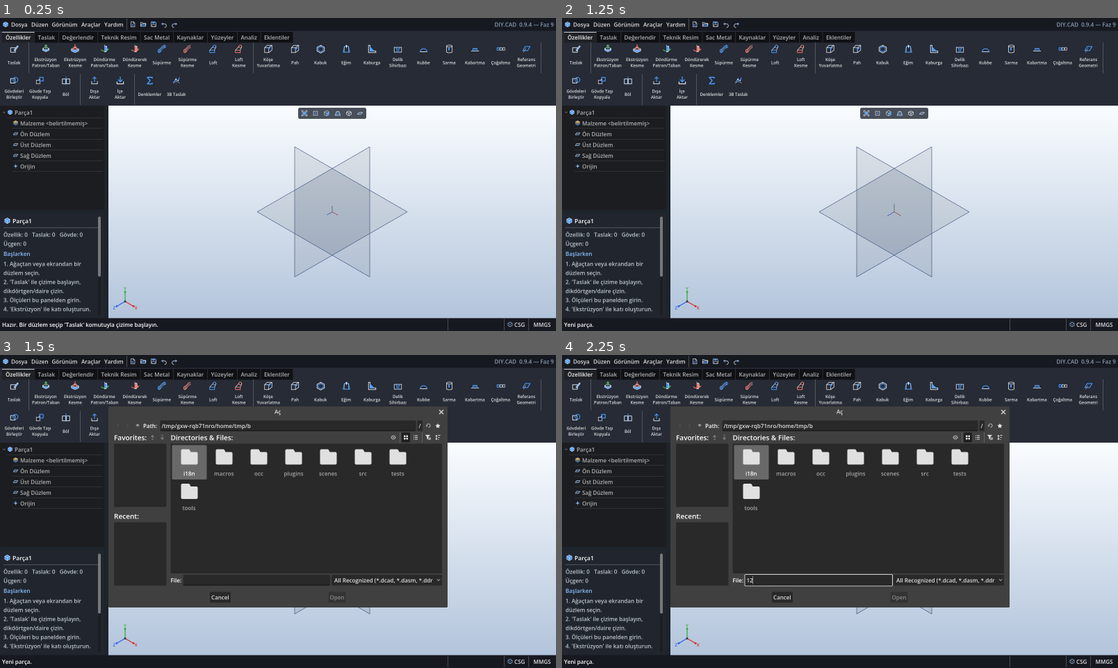
Above: before the commit, frames 1-4 (two rows, left to right).
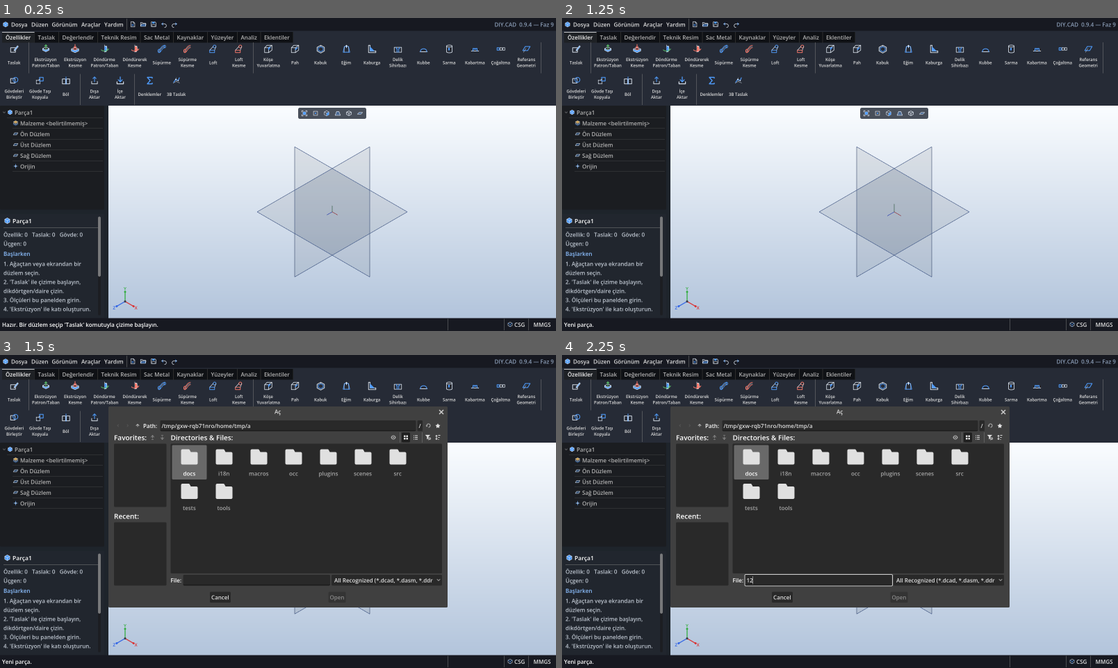
Above: after the commit, the same moments.

Repository: emirrdumann729-ui/DIY.CAD
Game: Godot game, scene res://scenes/main.tscn
The game is run twice, just before and just after one commit, with the same random seed, the same clock (stepped at 60 frames per second) and the same inputs.
Inputs (mouse positions are in pixels of both pictures, inside the frame that each line leads up to):
- Up to frame 1 (0.25 s): no input
- Up to frame 2 (1.25 s): click (695, 24) at 0.52 s
- Up to frame 3 (1.5 s): click (144, 361) at 1.27 s
- Up to frame 4 (2.25 s): click (817, 580) at 2.02 s; type "12" at 2.1 s

Frames 1-2 are identical in both runs. In frame 3, 0.3% of the frame differs, in the area x 32-73%, y 22-50%; in frame 4, 0.3%.

Commit message:
0.9.4 release: screenshot gallery, more UI strings translated
- README (EN / TR): screenshot gallery (part, export dialog, drawing,
  assembly, sheet metal, static analysis, four-language collage).
- Translated drawing view panels, large assembly mode, FEA mesh / pick
  options, visualization environments and kernel status text; the large
  assembly mode option "On" is now "Always" (it showed "Light" in English).
- Screenshot mode "export"; docs/ is excluded from the exported package.

Diff:
--- a/src/assembly/asm_mode.gd
+++ b/src/assembly/asm_mode.gd
@@ -1393,7 +1393,7 @@
 		asm.get_mate(int(m["id"]))["error"] = keep_err
 		app._set_status(I18n.t("%s eşleştirmesi sağlanamadı: hizalamayı çevirin veya silin.") % m["name"])
 	else:
-		app._set_status("%s eklendi." % m["name"])
+		app._set_status(I18n.t("%s eklendi.") % m["name"])
 	asm.commit()
 	mate_refs.clear()
 	sel = {"kind": "mate", "id": int(m["id"])}
@@ -1716,7 +1716,7 @@
 	root.set_icon(0, Icons.get_icon("assembly", 18))
 	root.set_metadata(0, {"kind": "asm"})
 	var mf := t.create_item(root)
-	mf.set_text(0, "Eşleştirmeler (%d)" % asm.mates.size())
+	mf.set_text(0, I18n.t("Eşleştirmeler (%d)") % asm.mates.size())
 	mf.set_icon(0, Icons.get_icon("asm_mate", 18))
 	mf.set_metadata(0, {"kind": "mates"})
 	for m in asm.mates:
@@ -1896,7 +1896,7 @@
 		large_auto = i == 0
 		large_mode = i == 2
 		refresh()
-	panel.option("Büyük montaj modu", ["Otomatik", "Kapalı", "Açık"], 0 if large_auto else (2 if large_mode else 1), on_big)
+	panel.option("Büyük montaj modu", ["Otomatik", "Kapalı", "Her zaman"], 0 if large_auto else (2 if large_mode else 1), on_big)
 	panel.button("Bileşen Ekle", func(): cmd("asm_insert"), Icons.get_icon("asm_insert", 16))
 	panel.button("Bağlantı Elemanı Ekle", func(): cmd("asm_toolbox"), Icons.get_icon("asm_toolbox", 16))
 	panel.button("Eşleştir", func(): cmd("asm_mate"), Icons.get_icon("asm_mate", 16))
--- a/src/kernel/geo_kernel.gd
+++ b/src/kernel/geo_kernel.gd
@@ -95,16 +95,16 @@
 func backend_label() -> String:
 	match backend():
 		"occ":
-			return "OpenCASCADE" + ("" if occ.is_ready() else " (başlatılıyor...)")
+			return "OpenCASCADE" + ("" if occ.is_ready() else I18n.t(" (başlatılıyor...)"))
 	return "CSG"
 
 
 func status_text() -> String:
-	var t := "Çekirdek: " + backend_label()
+	var t := I18n.t("Çekirdek: ") + backend_label()
 	if mode != "csg" and occ.state == "failed":
-		t += " — OCC kullanılamıyor: " + occ.fail_reason
+		t += I18n.t(" — OCC kullanılamıyor: ") + occ.fail_reason
 	elif mode == "auto" and occ.state == "starting":
-		t += " — OpenCASCADE başlatılıyor"
+		t += I18n.t(" — OpenCASCADE başlatılıyor")
 	return t
 
 
--- a/src/main.gd
+++ b/src/main.gd
@@ -3658,7 +3658,7 @@
 		return
 	if viewport.kernel.is_busy() or viewport.camera.is_animating() or _dw_pending > 0 or asm_mode._pending > 0:
 		return
-	if (_shot_mode.begins_with("asm_demo") or _shot_mode in ["asm_drawing", "sm_demo", "sm_flat", "weld_demo", "surf_demo", "fea_demo"]) and viewport.kernel.mode != "csg" and viewport.kernel.occ.state == "starting":
+	if (_shot_mode.begins_with("asm_demo") or _shot_mode in ["asm_drawing", "sm_demo", "sm_flat", "weld_demo", "surf_demo", "fea_demo", "export"]) and viewport.kernel.mode != "csg" and viewport.kernel.occ.state == "starting":
 		return
 	if special.fea_busy:
 		return
@@ -3733,6 +3733,8 @@
 	match _shot_mode:
 		"options_keys", "options_mouse", "options_general":
 			show_options({"options_general": 0, "options_keys": 1, "options_mouse": 2}[_shot_mode])
+		"export":
+			export_dlg.open(_export_reason, "step214")
 		"plugin_info":
 			_show_toolbar(9)
 			run_command("plg_parca_bilgisi")
--- a/src/special/special_ui.gd
+++ b/src/special/special_ui.gd
@@ -872,7 +872,7 @@
 		_highlight_fea()
 		app._refresh_panel()
 	for i in (fea_st["fix"] as Array).size():
-		panel.item_row("Sabit yüz %d" % (i + 1), Icons.get_icon("asm_fix", 14), rm_fix.bind(i))
+		panel.item_row(I18n.t("Sabit yüz %d") % (i + 1), Icons.get_icon("asm_fix", 14), rm_fix.bind(i))
 	var rm_ld := func(i: int) -> void:
 		(fea_st["loads"] as Array).remove_at(i)
 		fea_res = {}
@@ -885,7 +885,7 @@
 		dnames.append(Fea.DIRS[k])
 	for i in (fea_st["loads"] as Array).size():
 		var ld: Dictionary = fea_st["loads"][i]
-		panel.item_row("Yük %d: %.0f N" % [i + 1, float(ld["mag"])], Icons.get_icon("arrow_down", 14), rm_ld.bind(i))
+		panel.item_row(I18n.t("Yük %d: %.0f N") % [i + 1, float(ld["mag"])], Icons.get_icon("arrow_down", 14), rm_ld.bind(i))
 		var on_mag := func(v: float) -> void:
 			ld["mag"] = v
 			fea_res = {}
Not shown, added: docs/screenshots/.gdignore
Binary file added: docs/screenshots/assembly.png
Binary file added: docs/screenshots/drawing.png
Binary file added: docs/screenshots/export.png
Binary file added: docs/screenshots/fea.png
Binary file added: docs/screenshots/languages.png
Binary file added: docs/screenshots/part.png
Binary file added: docs/screenshots/sheet-metal.png
Not shown, changed: export_presets.cfg
Not shown, changed: i18n/de.txt
Not shown, changed: i18n/en.txt
Not shown, changed: i18n/ru.txt
(and 2 more such lines)
